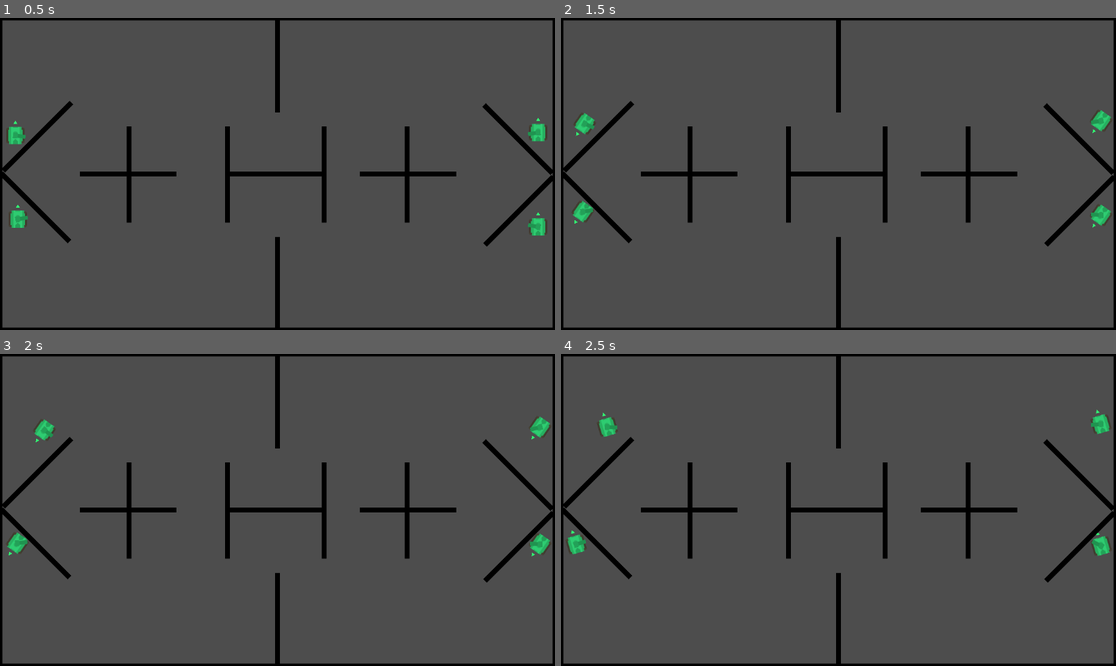
Above: before the commit, frames 1-4 (two rows, left to right).
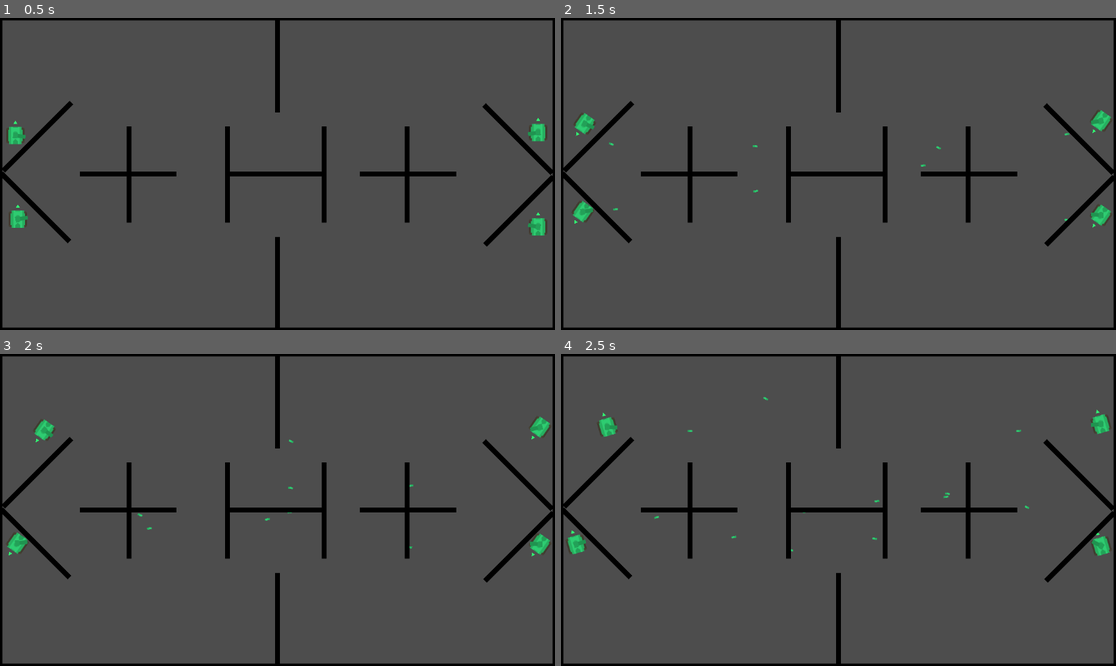
Above: after the commit, the same moments.

Repository: Koala118th/Tank-AWS
Game: Godot game, scene res://Scenes/game.tscn
The game is run twice, just before and just after one commit, with the same random seed, the same clock (stepped at 60 frames per second) and the same inputs. The project has no main scene, so this scene is started directly.
Inputs (mouse positions are in pixels of both pictures, inside the frame that each line leads up to):
- Up to frame 1 (0.5 s): no input
- Up to frame 2 (1.5 s): tap Enter at 0.5 s; move the mouse to (960, 158) at 0.52 s; hold D (turn_right) 0.53-1.28 s; click (960, 158) at 0.6 s; move the mouse to (727, 189) at 1.27 s; hold S (move_backward) from 1.28 s (still down); click (727, 189) at 1.35 s
- Up to frame 3 (2 s): keep holding S (move_backward)
- Up to frame 4 (2.5 s): move the mouse to (894, 441) at 2.02 s; release S (move_backward) at 2.03 s; hold D (turn_right) from 2.03 s (still down); click (894, 441) at 2.1 s

Frame 1 is identical in both runs. In frame 2, less than 0.1% of the frame differs, in the area x 8-92%, y 36-66%; in frame 3, less than 0.1%; in frame 4, less than 0.1%, in the area x 16-85%, y 13-64%.

Commit message:
add bullet shot from tank

Diff:
--- a/Entities/Tank/tank.gd
+++ b/Entities/Tank/tank.gd
@@ -1,5 +1,8 @@
 extends CharacterBody2D
 class_name Tank
+
+
+@export var bullet_scene: PackedScene =preload("res://Objects/projectile/bullet/bullet.tscn")
 
 
 @export var speed: float = 150.0
@@ -15,4 +18,26 @@
 	var forward = Input.get_axis("move_backward", "move_forward")
 	velocity = Vector2.UP.rotated(rotation) * forward * speed
 
+	if Input.is_action_just_pressed("shoot") == true:
+		shoot()
+
 	move_and_slide()
+
+
+func shoot():
+	print("shot")
+	var bullet: Bullet = bullet_scene.instantiate()
+	var mouse_pos = get_global_mouse_position()
+	var bullet_dir = (mouse_pos - global_position).normalized()
+
+	bullet.global_position = global_position + bullet_dir * 25
+
+	var dir = mouse_pos
+	print(dir)
+	bullet.set_direction(dir)
+
+	get_parent().add_child(bullet)
+
+
+func get_hit():
+	print("got hit")
--- a/Objects/Bullet/bullet.gd
+++ /dev/null
@@ -1,2 +0,0 @@
-extends Node2D
-class_name Bullet
--- a/Objects/Bullet/bullet.tscn
+++ /dev/null
@@ -1,6 +0,0 @@
-[gd_scene format=3 uid="uid://bq5r5vqans2xu"]
-
-[ext_resource type="Script" uid="uid://cgkew03gd566j" path="res://Objects/Bullet/bullet.gd" id="1_qc4d1"]
-
-[node name="Bullet" type="Node2D" unique_id=1756594161]
-script = ExtResource("1_qc4d1")
--- /dev/null
+++ b/Objects/projectile/bullet/bullet.gd
@@ -0,0 +1,5 @@
+extends Projectile
+class_name  Bullet
+
+
+# Called when the node enters the scene tree for the first time.
--- /dev/null
+++ b/Objects/projectile/bullet/bullet.tscn
@@ -0,0 +1,18 @@
+[gd_scene format=3 uid="uid://1h2o60h7mdu5"]
+
+[ext_resource type="PackedScene" uid="uid://dt6g3kf66otjm" path="res://Objects/projectile/projectile.tscn" id="1_tv54y"]
+[ext_resource type="Script" uid="uid://diqnxtoxx5q3x" path="res://Objects/projectile/bullet/bullet.gd" id="2_0g0mr"]
+[ext_resource type="Texture2D" uid="uid://hjcqm1po0y8k" path="res://Assets/PNG/bulletGreen1.png" id="3_fmpon"]
+
+[sub_resource type="RectangleShape2D" id="RectangleShape2D_0g0mr"]
+size = Vector2(4, 10)
+
+[node name="Bullet" unique_id=746364472 instance=ExtResource("1_tv54y")]
+script = ExtResource("2_0g0mr")
+speed = 400.0
+
+[node name="Sprite2D" parent="." index="0" unique_id=1784469120]
+texture = ExtResource("3_fmpon")
+
+[node name="CollisionShape2D" parent="EnemyDetectionArea/EnemyDetectionArea" parent_id_path=PackedInt32Array(909346173) index="0" unique_id=1981404272]
+shape = SubResource("RectangleShape2D_0g0mr")
--- /dev/null
+++ b/Objects/projectile/projectile.gd
@@ -0,0 +1,22 @@
+extends Node2D
+class_name Projectile
+
+
+@onready var _enemy_detection_area: Area2D = $EnemyDetectionArea
+
+
+@export var speed: float
+var velocity: Vector2
+
+
+func set_direction(dir: Vector2):
+	velocity = (dir - global_position).normalized() * speed
+	rotation = velocity.angle()
+	rotation += deg_to_rad(90)
+
+func _physics_process(delta):
+	global_position += velocity * delta
+
+
+func _on_enemy_detection_area_body_entered(body: Node2D) -> void:
+	body.get_hit()
--- /dev/null
+++ b/Objects/projectile/projectile.tscn
@@ -0,0 +1,18 @@
+[gd_scene format=3 uid="uid://dt6g3kf66otjm"]
+
+[ext_resource type="Script" uid="uid://k8fueg3ryajj" path="res://Objects/projectile/projectile.gd" id="1_sirro"]
+
+[node name="Projectile" type="Node2D" unique_id=746364472]
+script = ExtResource("1_sirro")
+
+[node name="Sprite2D" type="Sprite2D" parent="." unique_id=1784469120]
+
+[node name="EnemyDetectionArea" type="Area2D" parent="." unique_id=1894152565]
+
+[node name="CollisionShape2D" type="CollisionShape2D" parent="EnemyDetectionArea" unique_id=1678753695]
+
+[node name="EnemyDetectionArea" type="Area2D" parent="EnemyDetectionArea" unique_id=909346173]
+
+[node name="CollisionShape2D" type="CollisionShape2D" parent="EnemyDetectionArea/EnemyDetectionArea" unique_id=1981404272]
+
+[connection signal="body_entered" from="EnemyDetectionArea" to="." method="_on_enemy_detection_area_body_entered"]
--- a/project.godot
+++ b/project.godot
@@ -36,6 +36,11 @@
 "events": [Object(InputEventKey,"resource_local_to_scene":false,"resource_name":"","device":-1,"window_id":0,"alt_press …(192 unchanged characters)…
 ]
 }
+shoot={
+"deadzone": 0.2,
+"events": [Object(InputEventMouseButton,"resource_local_to_scene":false,"resource_name":"","device":-1,"window_id":0,"alt_pressed":false,"shift_pressed":false,"ctrl_pressed":false,"meta_pressed":false,"button_mask":1,"position":Vector2(264, 21),"global_position":Vector2(276, 81),"factor":1.0,"button_index":1,"canceled":false,"pressed":true,"double_click":false,"script":null)
+]
+}
 
 [physics]
 
Not shown, removed: Objects/Bullet/bullet.gd.uid
Not shown, added: Objects/projectile/bullet/bullet.gd.uid
Not shown, added: Objects/projectile/projectile.gd.uid
